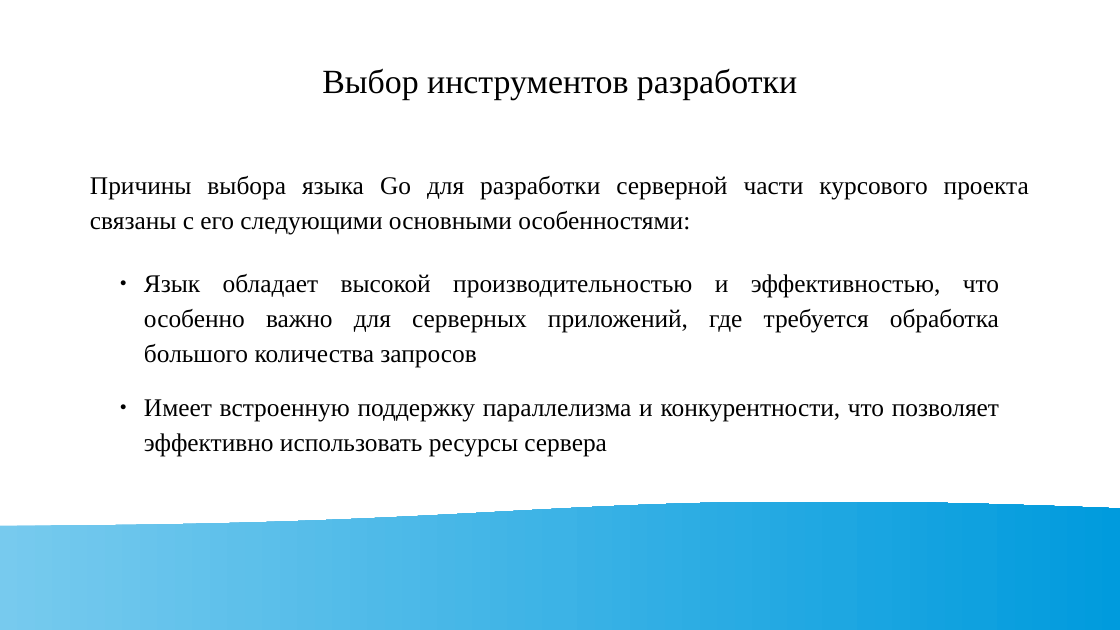
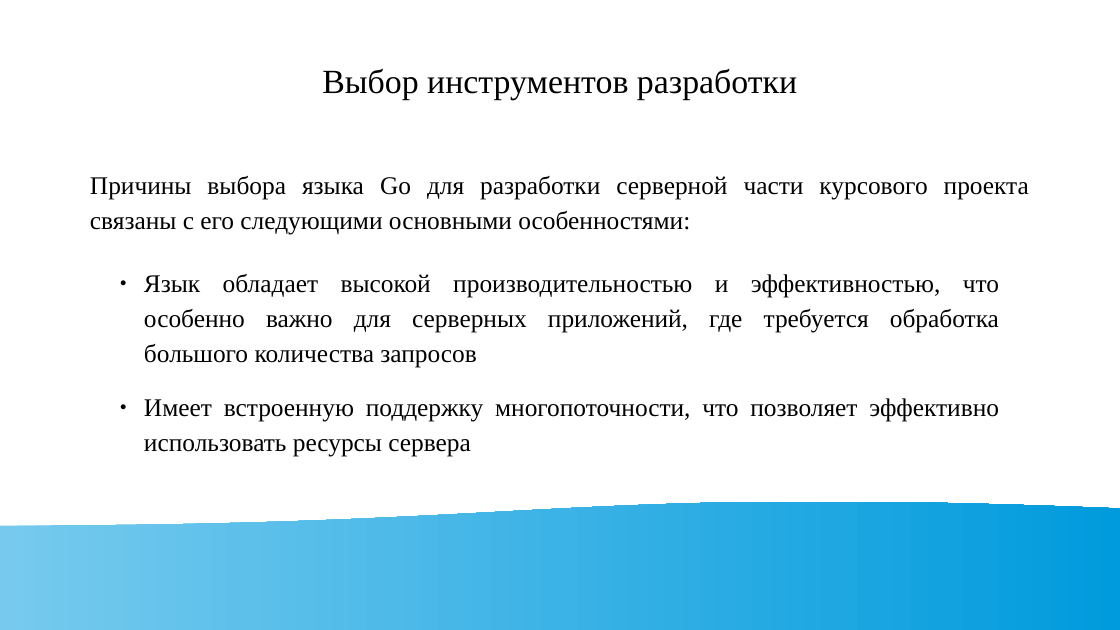
Before and after one commit to hantagu/go-filestorage-server, a slide deck: slide 4 of Презентация.odp. Drawn at 1120x630 pixels with LibreOffice and Linux fonts; fonts in the diff are those of the drawing. Boxes give left, top, right and bottom in pixels: in the first picture for what was removed or moved away, otherwise in the second. Text is boxed around its words. In the diff, an @@ line names an element or a change of style, - is before the commit and + after.

Commit message:
Ср 05 июл 2023 22:07:47 MSK

```diff
--- a/Презентация.odp
+++ b/Презентация.odp
@@ title at [144,398,999,457]: text changed @@
-● Имеет встроенную поддержку параллелизма и конкурентности, что позволяет эффективно использовать ресурсы сервера
+● Имеет встроенную поддержку многопоточности, что позволяет эффективно использовать ресурсы сервера
```
